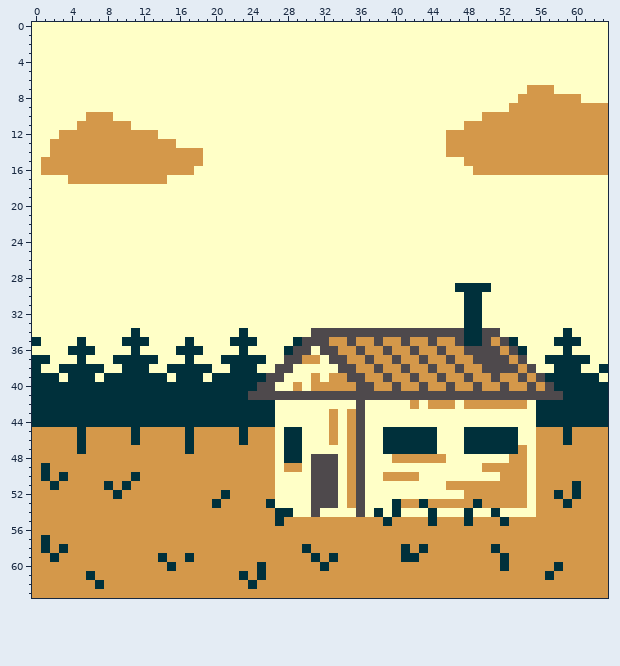
Edited in one commit: pixel-art sprite (img/20201111-lospecdaily.png). The first picture shows the starting point.
The file is 64x64 pixels.
And afterwards:
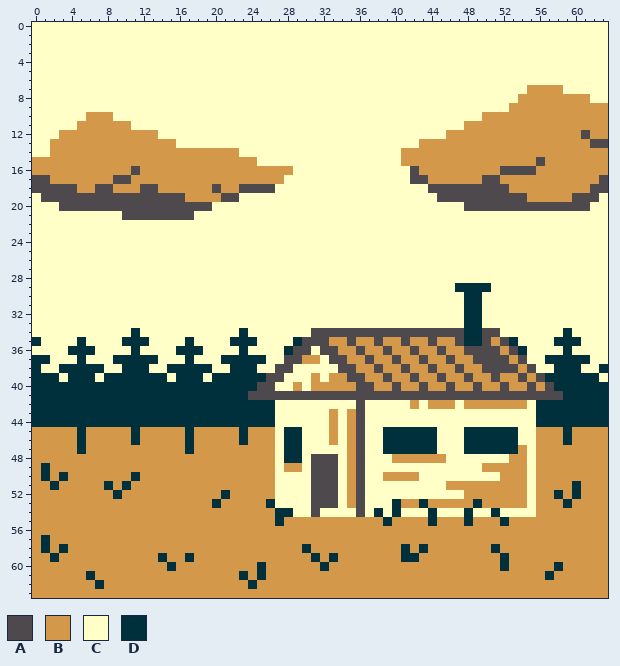
Palette (. is transparent): A #4e494c  B #d4984a  C #ffffc7  D #00303b
The edit:
Colour B becomes colour A in row 12 at x 61; in row 13 at x 62 to 63; in row 15 at x 56; in row 16 at x 11 and 52 to 55; in row 17 at x 9 to 10.
Colour C becomes colour A in row 16 at x 42; in row 17 at x 0 to 1, 42 to 43, 50 to 51 and 63; in row 18 at x 0 to 4, 7 to 8, 12 to 13, 20, 23 to 26, 44 to 52 and 62 to 63; in row 19 at x 1 to 16, 21 to 22, 45 to 54 and 60 to 62; in row 20 at x 3 to 19 and 48 to 61; in row 21 at x 10 to 17.
Colour C becomes colour B in row 7 at x 58; in row 8 at x 61; in row 13 at x 43 to 45; in row 14 at x 19 to 22 and 41 to 45; in row 15 at x 0, 19 to 24 and 41 to 47; in row 16 at x 0, 18 to 28 and 43 to 48.
Colour C becomes colour B in row 17 at x 2 to 3, 15 to 27, 44 to 49 and 52 to 62; in row 18 at x 5 to 6, 9 to 11, 14 to 19, 21 to 22 and 53 to 61; in row 19 at x 17 to 20 and 55 to 59.
